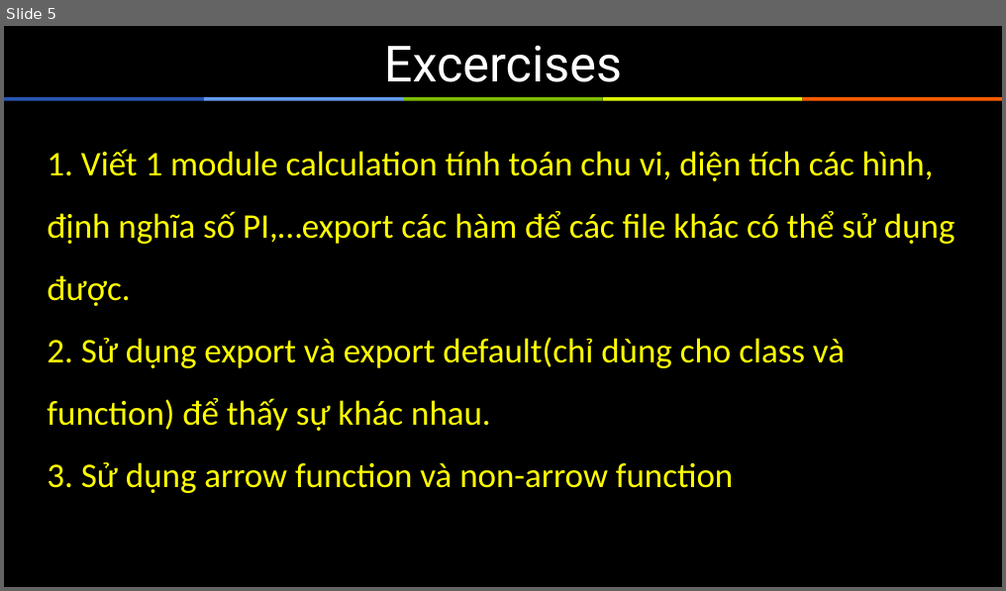
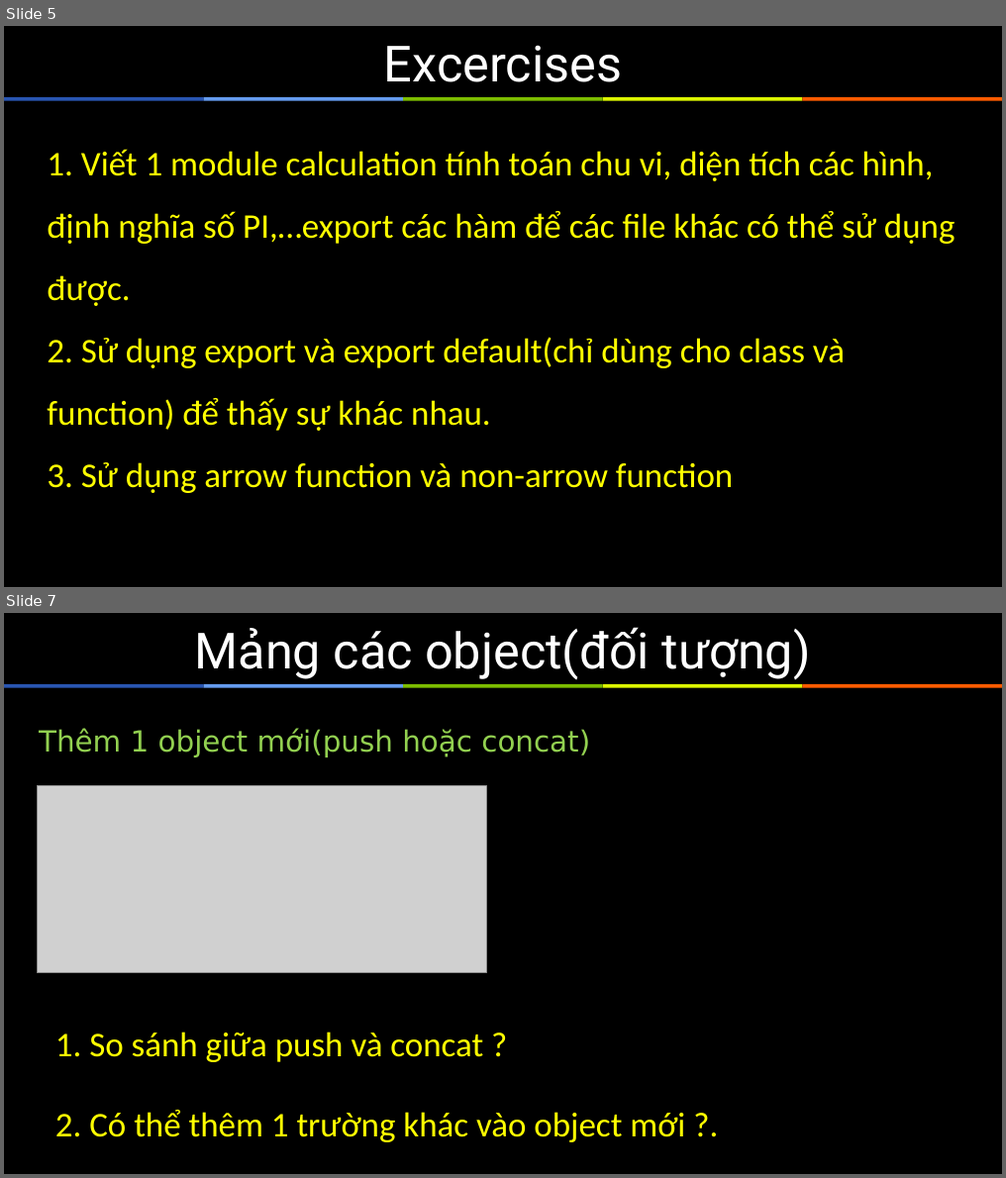
Before and after one commit to sunlight3d/ThucTapNodejsTechmaster, a slide deck: Documents/ThuctapNodejs2.pptx. Shown one above the other, each under a label of ours: slide 5 before the commit, slides 5 and 7 after it; the slides between them are not shown. The pictures are 1006x591 and 1006x1178 pixels, drawn with LibreOffice and Linux fonts; fonts in the diff are those of the drawing; grey boxes stand for pictures. Boxes give left, top, right and bottom in pixels: in the first picture for what was removed or moved away, otherwise in the second. Text is boxed around its words. In the diff, an @@ line names an element or a change of style, - is before the commit and + after.

Commit message:
update

```diff
--- a/Documents/ThuctapNodejs2.pptx
+++ b/Documents/ThuctapNodejs2.pptx
@@ slide 7 added at [4, 613, 1002, 1174], background #000000; not listed: 5 template elements that a slide beside it also shows @@
@@ title added at [195, 627, 811, 679], 36 pt, text #FFFFFF @@
+Mảng các object(đối tượng)
@@ text added at [39, 728, 590, 758], 21 pt, text #92D050 @@
+Thêm 1 object mới(push hoặc concat)
@@ picture added at [37, 785, 486, 973] @@
@@ text added at [55, 1032, 483, 1062], 25 pt, text #FFFF00 @@
+1. So sánh giữa push và concat ?
@@ text added at [55, 1110, 685, 1143], 25 pt, text #FFFF00 @@
+2. Có thể thêm 1 trường khác vào object mới ?.
```
Also in this commit, not shown: 1 other slide added.
